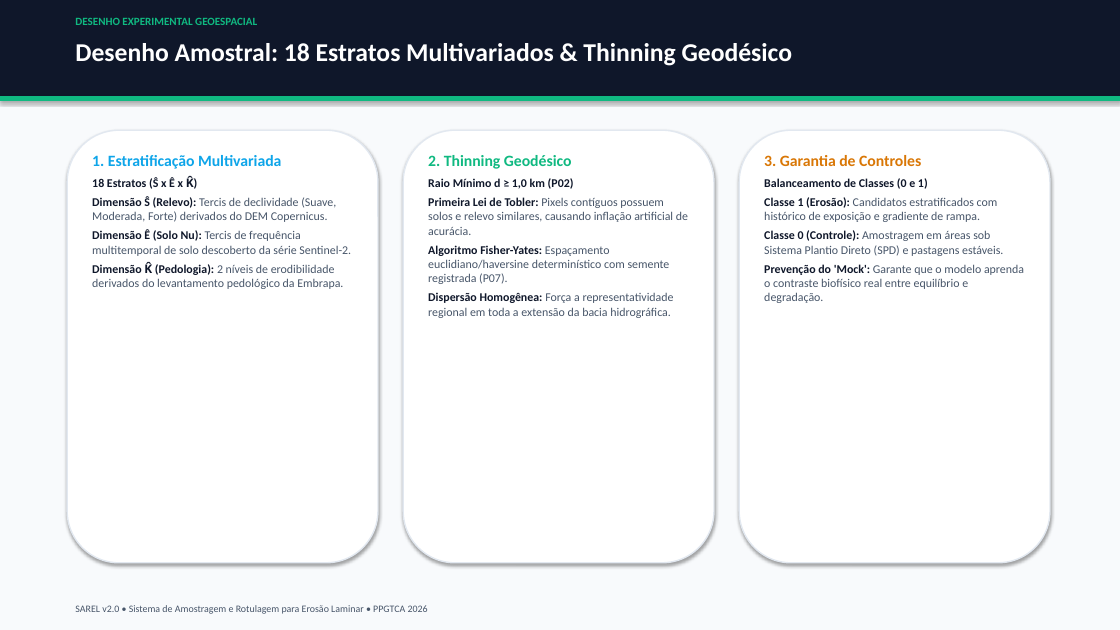
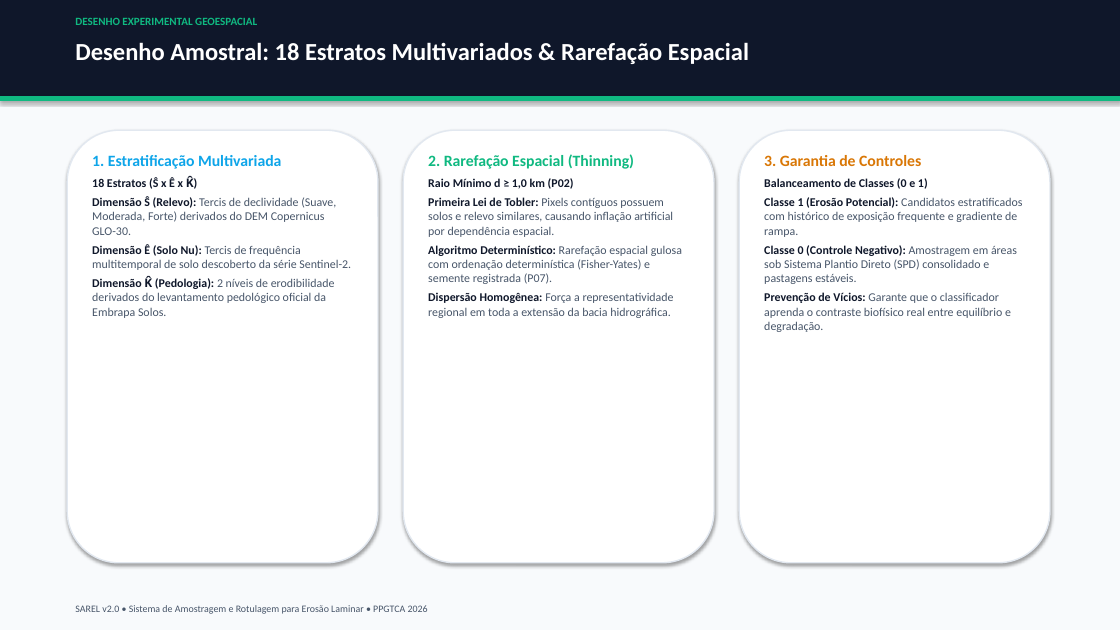
Before and after one commit to RedZardoz/localizador-erosao-v02, a slide deck: slide 6 of Apresentacao_SAREL_PPGTCA_2026.pptx. Drawn at 1120x630 pixels with LibreOffice and Linux fonts; fonts in the diff are those of the drawing. Boxes give left, top, right and bottom in pixels: in the first picture for what was removed or moved away, otherwise in the second. Text is boxed around its words. In the diff, an @@ line names an element or a change of style, - is before the commit and + after.

Commit message:
docs(apresentacao): sincronizar apresentacao oficial pdf e pptx com realidade funcional e sobriedade academica

```diff
--- a/Apresentacao_SAREL_PPGTCA_2026.pptx
+++ b/Apresentacao_SAREL_PPGTCA_2026.pptx
@@ text at (75,42,749,64): text changed; size 22 to 21 pt @@
-Desenho Amostral: 18 Estratos Multivariados & Thinning Geodésico
+Desenho Amostral: 18 Estratos Multivariados & Rarefação Espacial
@@ text at (428,154,634,169): text changed @@
-2. Thinning Geodésico
+2. Rarefação Espacial (Thinning)
@@ text at (92,196,336,235): text changed @@
-Dimensão Ŝ (Relevo): Tercis de declividade (Suave, Moderada, Forte) derivados do DEM Copernicus.
+Dimensão Ŝ (Relevo): Tercis de declividade (Suave, Moderada, Forte) derivados do DEM Copernicus GLO-30.
@@ text at (428,197,682,284): text changed @@
-Primeira Lei de Tobler: Pixels contíguos possuem solos e relevo similares, causando inflação artificial de acurácia.
-Algoritmo Fisher-Yates: Espaçamento euclidiano/haversine determinístico com semente registrada (P07).
+Primeira Lei de Tobler: Pixels contíguos possuem solos e relevo similares, causando inflação artificial por dependência espacial.
+Algoritmo Determinístico: Rarefação espacial gulosa com ordenação determinística (Fisher-Yates) e semente registrada (P07).
@@ text at (764,197,1023,332): text changed @@
-Classe 1 (Erosão): Candidatos estratificados com histórico de exposição e gradiente de rampa.
-Classe 0 (Controle): Amostragem em áreas sob Sistema Plantio Direto (SPD) e pastagens estáveis.
-Prevenção do 'Mock': Garante que o modelo aprenda o contraste biofísico real entre equilíbrio e degradação.
+Classe 1 (Erosão Potencial): Candidatos estratificados com histórico de exposição frequente e gradiente de rampa.
+Classe 0 (Controle Negativo): Amostragem em áreas sob Sistema Plantio Direto (SPD) consolidado e pastagens estáveis.
+Prevenção de Vícios: Garante que o classificador aprenda o contraste biofísico real entre equilíbrio e degradação.
@@ text at (92,276,335,318): text changed @@
-Dimensão K̂ (Pedologia): 2 níveis de erodibilidade derivados do levantamento pedológico da Embrapa.
+Dimensão K̂ (Pedologia): 2 níveis de erodibilidade derivados do levantamento pedológico oficial da Embrapa Solos.
```
Also in this commit, not shown: 11 other slides changed, 2 slides added, 1 slide removed, 3 other files.
